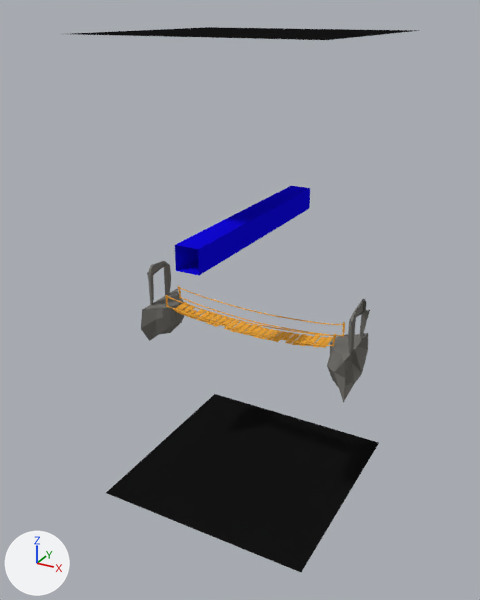
One commit to the Blender file assets/levels/double_pathway/double_pathway.blend: the scene before it, then after it.
Rendered twice from a camera (50 mm lens) standing at (25.1, -47.8, 21.7) and looking at (-0.6, -0.9, -1.7). Lighting does not change. The marker at lower left points along +X, +Y and +Z.

In view in the first picture: 'DepthsLower', 'DepthsUpper', 'PathwayUpper', 'RopeBridge', 'StoneLanding', 'StoneLanding.001'.
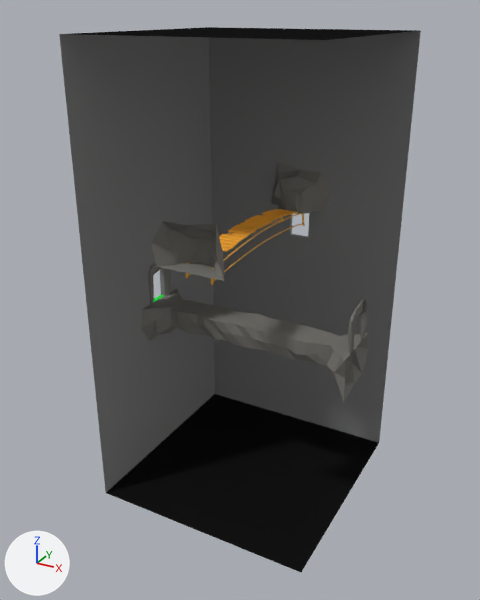
Where the newer file only moved an object's origin or applied its transform, the numbers keep the older frame.

Pixel boxes [x1, y1, x2, y2] of what changed, in the pictures (480 x 600 px):
'WallWest', shown
    after: [209, 31, 421, 443]
'WallSouth', shown
    after: [59, 34, 215, 492]
'StonePathway', shown
    after: [171, 300, 338, 366]
'PathwayUpper', deleted (blue)
    before: [175, 186, 310, 276]
'RopeBridge', reshaped
    before: [165, 286, 345, 348]
    after: [186, 190, 305, 285]
'StoneLanding.001', moved, turned
    before: [141, 289, 184, 341]
    after: [271, 162, 331, 214]
'StoneLanding.003', added
    after: [151, 221, 224, 281]
'StoneLanding.002', added
    after: [141, 289, 182, 341]

What changed in the scene script:
```text
Change me_plane_033:
    where me_plane_033.from_pydata(...)  # 814 vertices, 699 faces; spans x -8.5..8.6, y -1.3..1.3, z -2.0..1.2
    used by ob_ropebridge; location = (0.0, 0.0, -4.0); rotation_euler = (0.0, 0.0, 3.142), in degrees (0, 0, 180)
    me_plane_033 part 1: the whole mesh is multiplied about its middle by the matrix ((0.0, 1.0, 0.0), (1.0, 0.0, 0.0), (0.0, 0.0, -1.0)), then moved by (0.0, 0.0, 8.8)
Change ob_stonepathway:
    remove ob_stonepathway.hide_viewport = True
Change ob_stonelanding_001:
    ob_stonelanding_001.location: (-9.0, 0.0, -5.0) -> (0.0, 9.0, 5.0)
    ob_stonelanding_001.rotation_euler: (0.0, 0.0, 3.142) -> (3.142, 0.0, 1.571)  # degrees (0, 0, 180) -> degrees (180, 0, 90)
Change ob_wallwest:
    remove ob_wallwest.hide_viewport = True
Remove ob_pathwayupper:
    ob_pathwayupper = bpy.data.objects.new('PathwayUpper', me_cube_002)
    ob_pathwayupper.location = (0.0, 0.0, 5.0)
    ob_pathwayupper.rotation_euler = (0.0, 0.0, 1.571)  # degrees (0, 0, 90)
Change ob_wallsouth:
    remove ob_wallsouth.hide_viewport = True
Add ob_stonelanding_002:
    ob_stonelanding_002 = bpy.data.objects.new('StoneLanding.002', me_cube_004)
    ob_stonelanding_002.location = (-9.0, 0.0, -5.0)
    ob_stonelanding_002.rotation_euler = (0.0, 0.0, 3.142)  # degrees (0, 0, 180)
Add ob_stonelanding_003:
    ob_stonelanding_003 = bpy.data.objects.new('StoneLanding.003', me_cube_004)
    ob_stonelanding_003.location = (0.0, -9.0, 5.0)
    ob_stonelanding_003.rotation_euler = (3.142, 0.0, -1.571)  # degrees (180, 0, -90)
```
